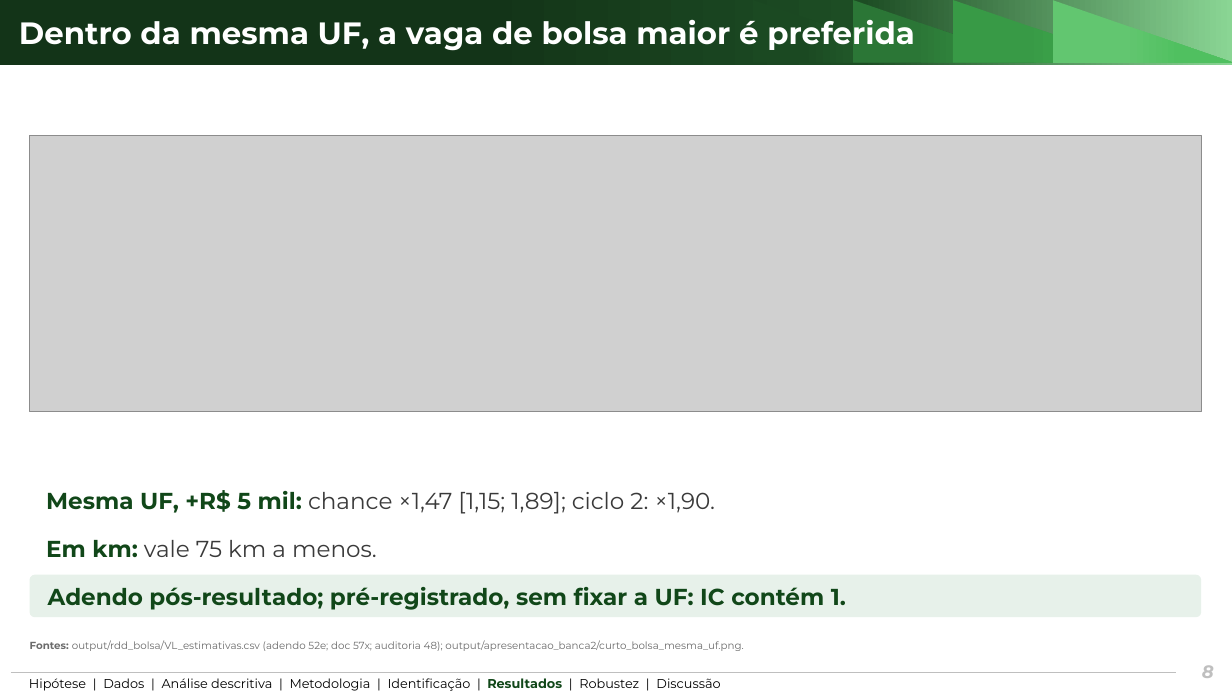
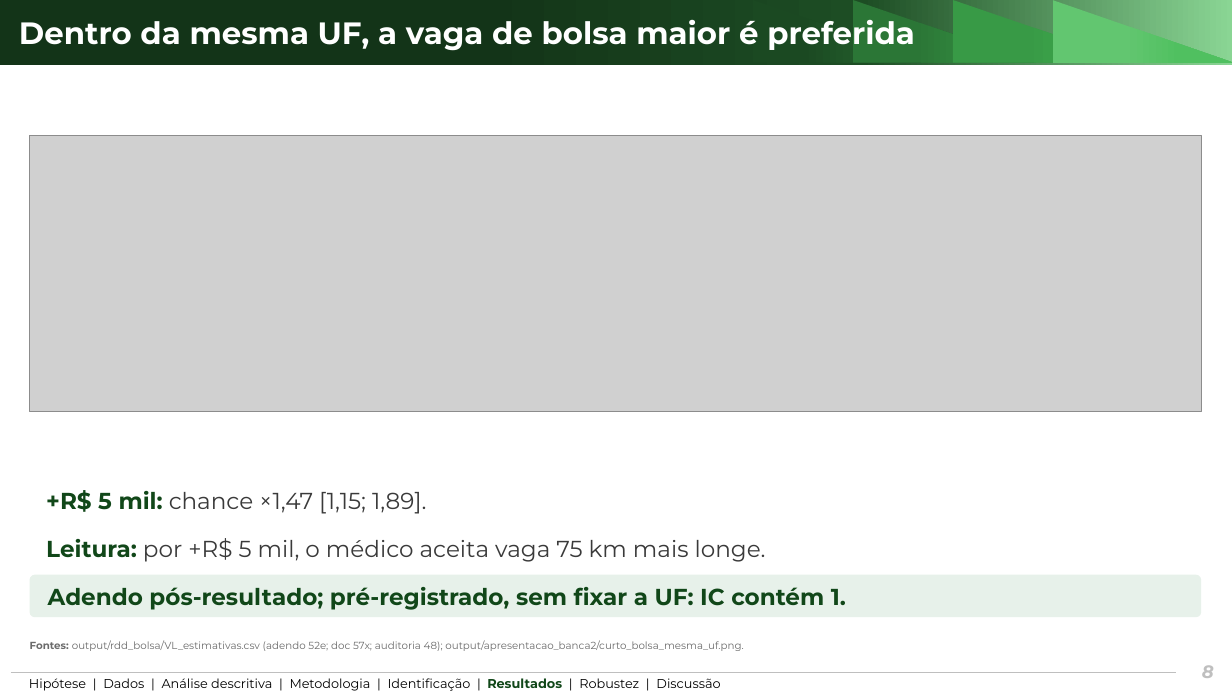
Before and after one commit to ka1victor/impact-eval-health-econ-pmme, a slide deck: slide 8 of output/apresentacao_banca2/deck_banca2_curto.pptx. Drawn at 1232x693 pixels with LibreOffice and Linux fonts; fonts in the diff are those of the drawing; grey boxes stand for pictures; background and template pictures are left out. Boxes give left, top, right and bottom in pixels: in the first picture for what was removed or moved away, otherwise in the second. Text is boxed around its words. In the diff, an @@ line names an element or a change of style, - is before the commit and + after.

```diff
--- a/output/apresentacao_banca2/deck_banca2_curto.pptx
+++ b/output/apresentacao_banca2/deck_banca2_curto.pptx
@@ text at bbox=[46, 490, 426, 514]: text changed @@
-Mesma UF, +R$ 5 mil: chance ×1,47 [1,15; 1,89]; ciclo 2: ×1,90.
++R$ 5 mil: chance ×1,47 [1,15; 1,89].
@@ text at bbox=[46, 538, 766, 562]: text changed @@
-Em km: vale 75 km a menos.
+Leitura: por +R$ 5 mil, o médico aceita vaga 75 km mais longe.
```
Also in this commit, not shown: 7 other files.
